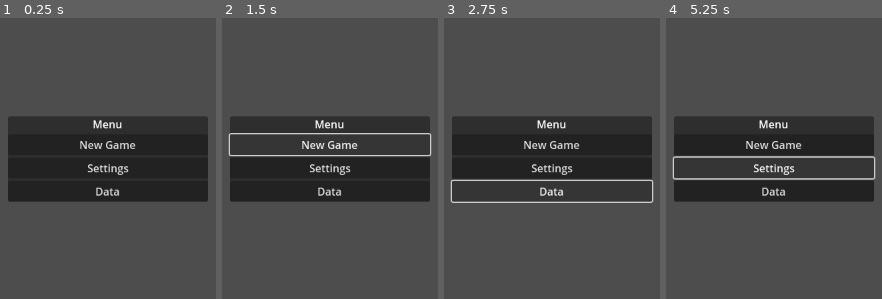
Above: before the commit, frames 1-4 (left to right).
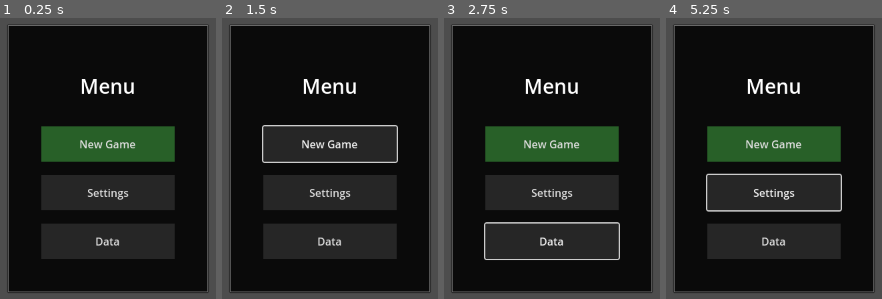
Above: after the commit, the same moments.

Repository: Tapa-Certo/TapaCerto
Game: Godot game, scene res://scenes/menu.tscn
Two runs of this game, one before a commit and one after it. Both use one fixed random seed, a clock stepped at 60 frames per second and the inputs below. This scene is started directly instead of the project's main scene.
Inputs:
- Up to frame 1 (0.25 s): no input
- Up to frame 2 (1.5 s): click "New Game" at 0.5 s; click "New Game" at 1.25 s
- Up to frame 3 (2.75 s): click "Data" at 2 s
- Up to frame 4 (5.25 s): click "Data" at 2.75 s; click "New Game" at 3.5 s; click "Data" at 4.25 s; click "Settings" at 5 s

The runs differ from the first frame. In frame 1, 74% of the frame differs, in the area x 3-97%, y 2-98%; in frame 2, 70%; in frame 3, 76%; in frame 4, 78%, in the area x 2-98%, y 2-98%.

Commit message:
update menu

Diff:
--- a/scenes/menu.tscn
+++ b/scenes/menu.tscn
@@ -1,6 +1,46 @@
-[gd_scene load_steps=2 format=3 uid="uid://dpfesmwci53p6"]
+[gd_scene load_steps=6 format=3 uid="uid://80xwpnke3twn"]
 
-[ext_resource type="Theme" uid="uid://u2i43jlgplqe" path="res://assets/menu_theme.tres" id="1_4yjc6"]
+[sub_resource type="StyleBoxFlat" id="StyleBoxFlat_85lx0"]
+content_margin_left = 15.0
+content_margin_top = 15.0
+content_margin_right = 15.0
+content_margin_bottom = 15.0
+bg_color = Color(0.151276, 0.151276, 0.151276, 1)
+
+[sub_resource type="StyleBoxEmpty" id="StyleBoxEmpty_aw0f6"]
+content_margin_left = 20.0
+content_margin_top = 20.0
+content_margin_right = 20.0
+content_margin_bottom = 20.0
+
+[sub_resource type="StyleBoxFlat" id="StyleBoxFlat_hqbtb"]
+content_margin_left = 15.0
+content_margin_top = 15.0
+content_margin_right = 15.0
+content_margin_bottom = 15.0
+bg_color = Color(0.235294, 0.596078, 0.235294, 0.607843)
+
+[sub_resource type="StyleBoxFlat" id="StyleBoxFlat_e6vaq"]
+content_margin_left = 50.0
+content_margin_top = 50.0
+content_margin_right = 50.0
+content_margin_bottom = 50.0
+bg_color = Color(0.0383972, 0.0383972, 0.0383971, 1)
+border_width_left = 1
+border_width_top = 1
+border_width_right = 1
+border_width_bottom = 1
+border_blend = true
+shadow_size = 2
+
+[sub_resource type="Theme" id="Theme_u7xql"]
+Button/styles/normal = SubResource("StyleBoxFlat_85lx0")
+Label/font_sizes/font_size = 30
+Label/styles/normal = SubResource("StyleBoxEmpty_aw0f6")
+NewGameButtonType/base_type = &"Button"
+NewGameButtonType/styles/normal = SubResource("StyleBoxFlat_hqbtb")
+PanelContainer/styles/panel = SubResource("StyleBoxFlat_e6vaq")
+VBoxContainer/constants/separation = 20
 
 [node name="Menu" type="CenterContainer"]
 anchors_preset = 15
@@ -12,30 +52,30 @@
 [node name="PanelContainer" type="PanelContainer" parent="."]
 custom_minimum_size = Vector2(300, 0)
 layout_mode = 2
-theme = ExtResource("1_4yjc6")
+theme = SubResource("Theme_u7xql")
 
 [node name="VBoxContainer" type="VBoxContainer" parent="PanelContainer"]
 layout_mode = 2
-theme = ExtResource("1_4yjc6")
+theme = SubResource("Theme_u7xql")
 
 [node name="Label" type="Label" parent="PanelContainer/VBoxContainer"]
 layout_mode = 2
-theme = ExtResource("1_4yjc6")
+theme = SubResource("Theme_u7xql")
 text = "Menu"
 horizontal_alignment = 1
 
 [node name="NewGameButton" type="Button" parent="PanelContainer/VBoxContainer"]
 layout_mode = 2
-theme = ExtResource("1_4yjc6")
+theme = SubResource("Theme_u7xql")
 theme_type_variation = &"NewGameButtonType"
 text = "New Game"
 
 [node name="SettingsButton" type="Button" parent="PanelContainer/VBoxContainer"]
 layout_mode = 2
-theme = ExtResource("1_4yjc6")
+theme = SubResource("Theme_u7xql")
 text = "Settings"
 
 [node name="DataButton" type="Button" parent="PanelContainer/VBoxContainer"]
 layout_mode = 2
-theme = ExtResource("1_4yjc6")
+theme = SubResource("Theme_u7xql")
 text = "Data"
